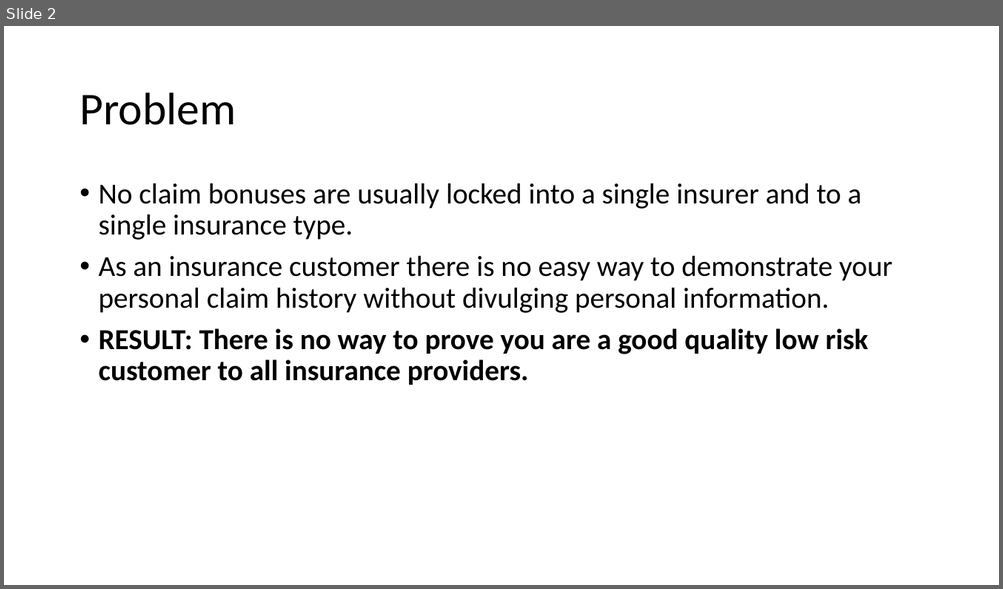
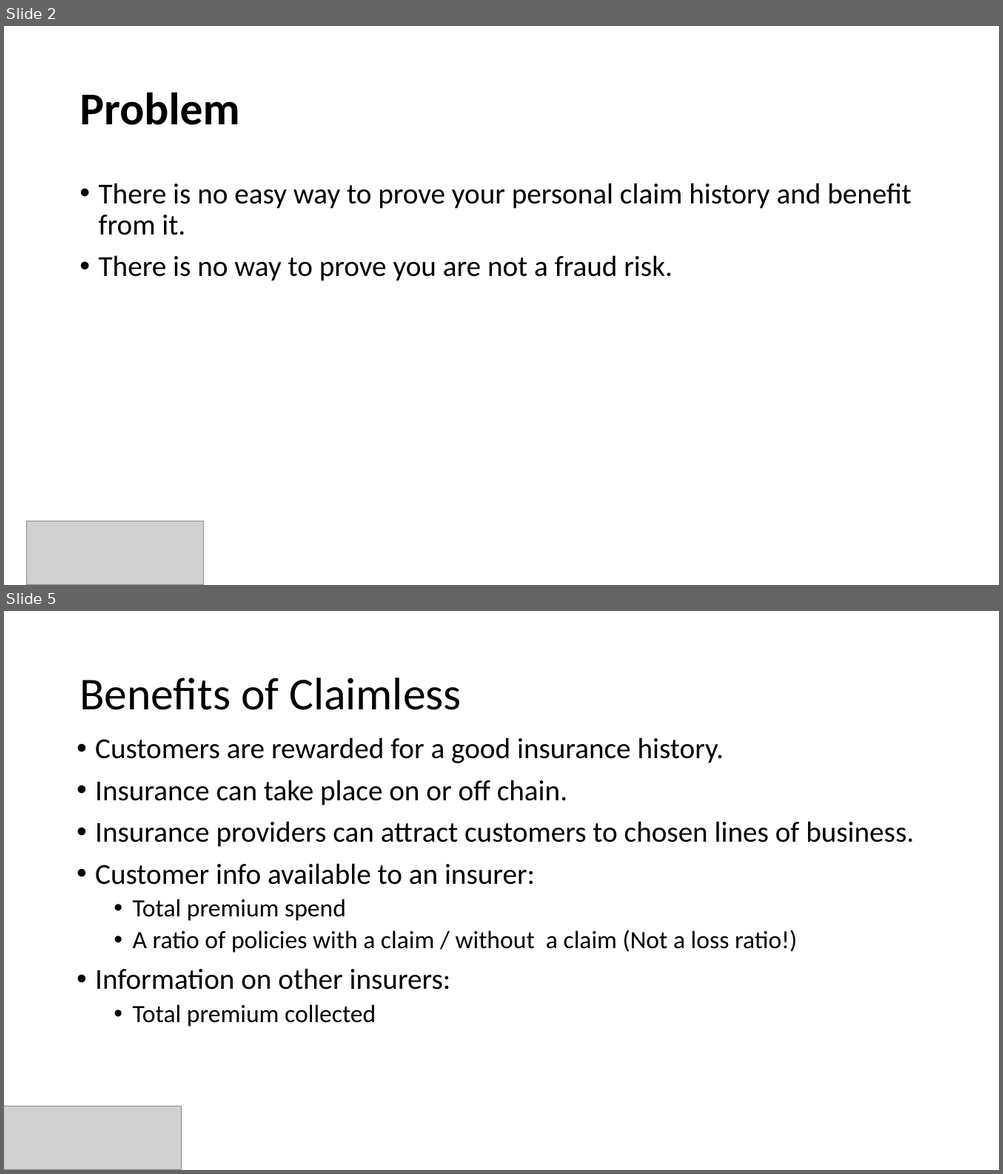
Before and after one commit to divsinghal/Claimless, a slide deck: Claimless - Pitch.pptx. Shown one above the other, each under a label of ours: slide 2 before the commit, slides 2 and 5 after it; the slides between them are not shown. The pictures are 1003x589 and 1003x1174 pixels, drawn with LibreOffice and Linux fonts; fonts in the diff are those of the drawing; grey boxes stand for pictures. Boxes give left, top, right and bottom in pixels: in the first picture for what was removed or moved away, otherwise in the second. Text is boxed around its words. In the diff, an @@ line names an element or a change of style, - is before the commit and + after.

```diff
--- a/Claimless - Pitch.pptx
+++ b/Claimless - Pitch.pptx
@@ slide 5 added at (x1=4, y1=611, x2=999, y2=1170), background #FFFFFF @@
@@ title added at (x1=79, y1=678, x2=461, y2=710), 44 pt, text #000000 @@
+Benefits of Claimless
@@ text added at (x1=95, y1=738, x2=913, y2=1027), 28 pt, text #000000 @@
+• Customers are rewarded for a good insurance history.
+• Insurance can take place on or off chain.
+• Insurance providers can attract customers to chosen lines of business.
+• Customer info available to an insurer:
+  • Total premium spend
+  • A ratio of policies with a claim / without a claim (Not a loss ratio!)
+• Information on other insurers:
+  • Total premium collected
@@ picture added at (x1=4, y1=1106, x2=182, y2=1170) @@
@@ slide 2 changed as well @@
@@ title "Problem" at (x1=79, y1=92, x2=239, y2=125): bold on @@
@@ text at (x1=99, y1=183, x2=911, y2=281): text changed @@
-• No claim bonuses are usually locked into a single insurer and to a single insurance type.
-• As an insurance customer there is no easy way to demonstrate your personal claim history without divulging personal information.
-• RESULT: There is no way to prove you are a good quality low risk customer to all insurance providers.
+• There is no easy way to prove your personal claim history and benefit from it.
+• There is no way to prove you are not a fraud risk.
@@ picture added at (x1=26, y1=521, x2=204, y2=585) @@
```
Also in this commit, not shown: 1 other slide changed, 3 other slides added, 1 slide removed.
